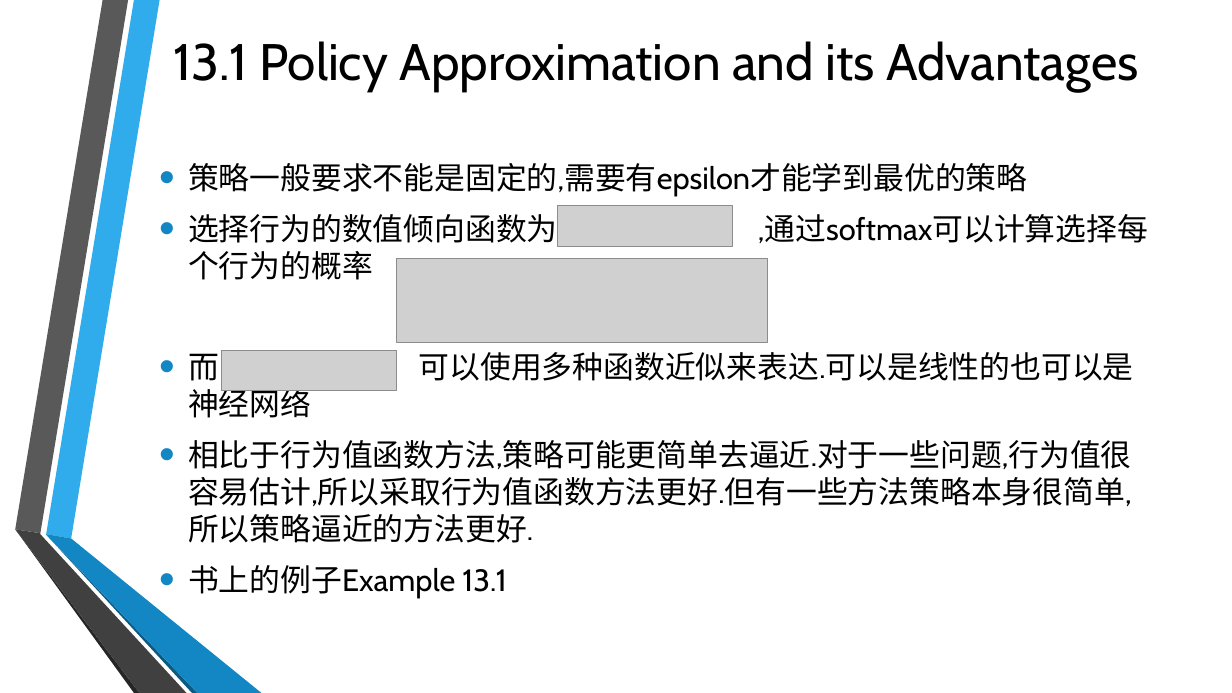
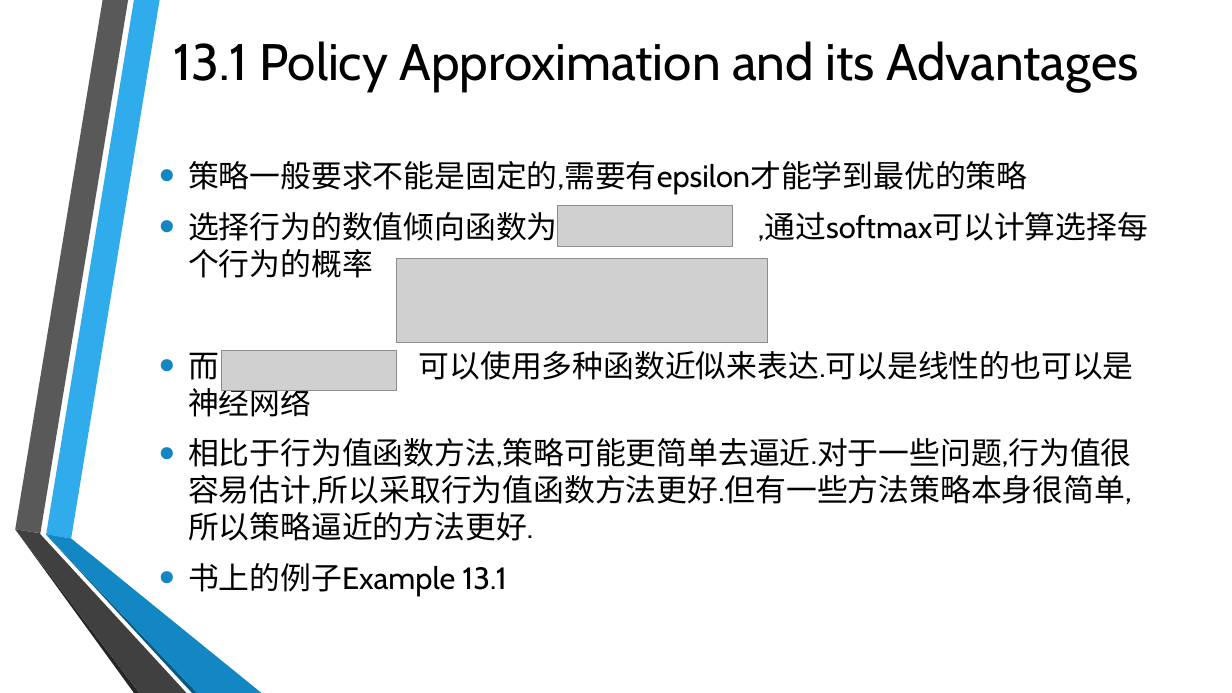
Before and after one commit to Seraphli/RLAIExercise, a slide deck: slide 3 of Chapter 13.pptx. Drawn at 1232x693 pixels with LibreOffice and Linux fonts; fonts in the diff are those of the drawing; grey boxes stand for pictures; background and template pictures are left out. Boxes give left, top, right and bottom in pixels: in the first picture for what was removed or moved away, otherwise in the second. Text is boxed around its words. In the diff, an @@ line names an element or a change of style, - is before the commit and + after.

```diff
--- a/Chapter 13.pptx
+++ b/Chapter 13.pptx
@@ text "策略一般要求不能是固定的,需要有epsilon才能学到最优的策略" at [188,161,1134,597]: vertical alignment middle to top @@
```
Also in this commit, not shown: 2 other slides changed, 4 slides added.
